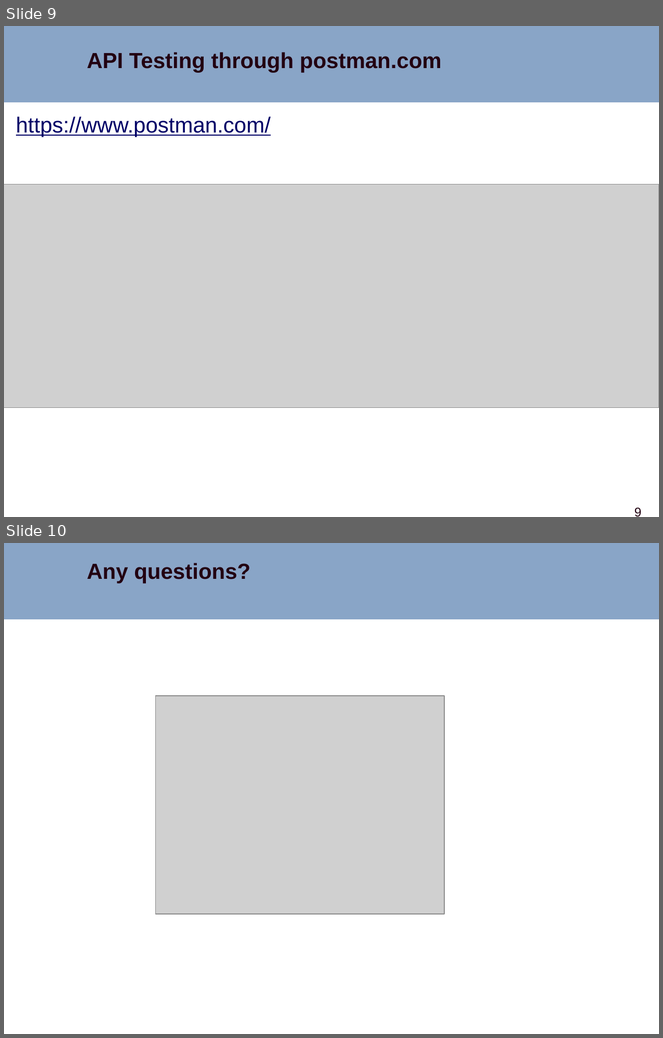
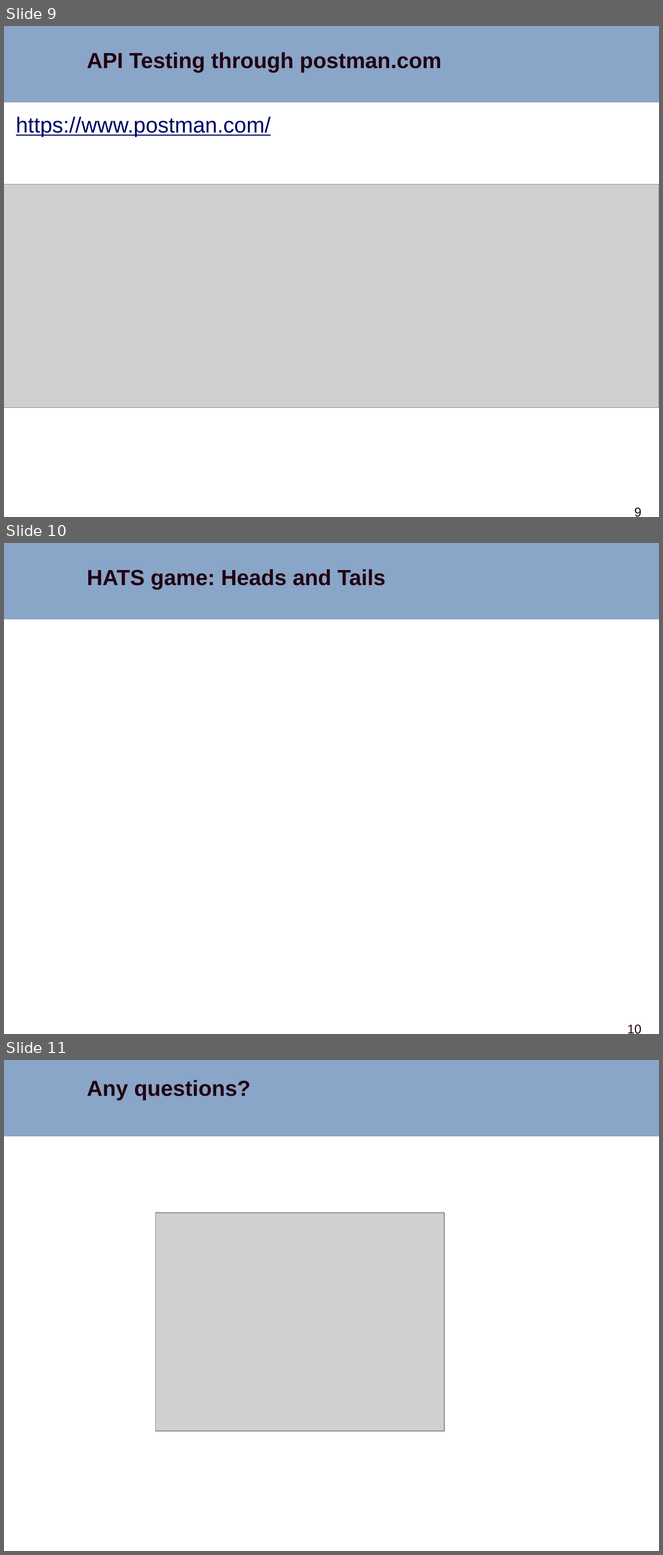
Before and after one commit to sjasthi/indic-wp, a slide deck: indic-wp_enhancements.pptx. Shown one above the other, each under a label of ours: slides 9 and 10 before the commit, slides 9, 10 and 11 after it. The pictures are 663x1038 and 663x1555 pixels, drawn with LibreOffice and Linux fonts; fonts in the diff are those of the drawing; grey boxes stand for pictures; background and template pictures are left out. Boxes give left, top, right and bottom in pixels: in the first picture for what was removed or moved away, otherwise in the second. Text is boxed around its words. In the diff, an @@ line names an element or a change of style, - is before the commit and + after.

```diff
--- a/indic-wp_enhancements.pptx
+++ b/indic-wp_enhancements.pptx
@@ slide 10 added at (4, 543, 659, 1034), background #FFFFFF; not listed: 1 template element that a slide beside it also shows @@
@@ text added at (87, 569, 386, 590), 24 pt, text #220011, bold @@
+HATS game: Heads and Tails
@@ page number added at (627, 1025, 642, 1034), 14 pt, text #220011 @@
+10
@@ what was slide 10 is now slide 11 @@
```
Also in this commit, not shown: 2 slides changed.
